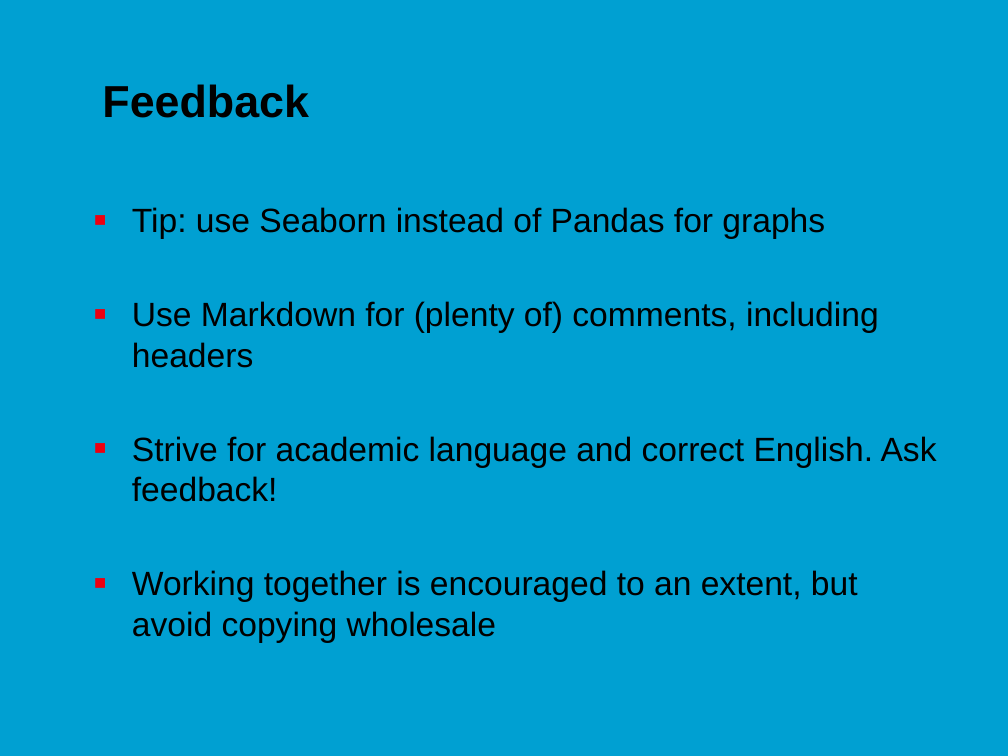
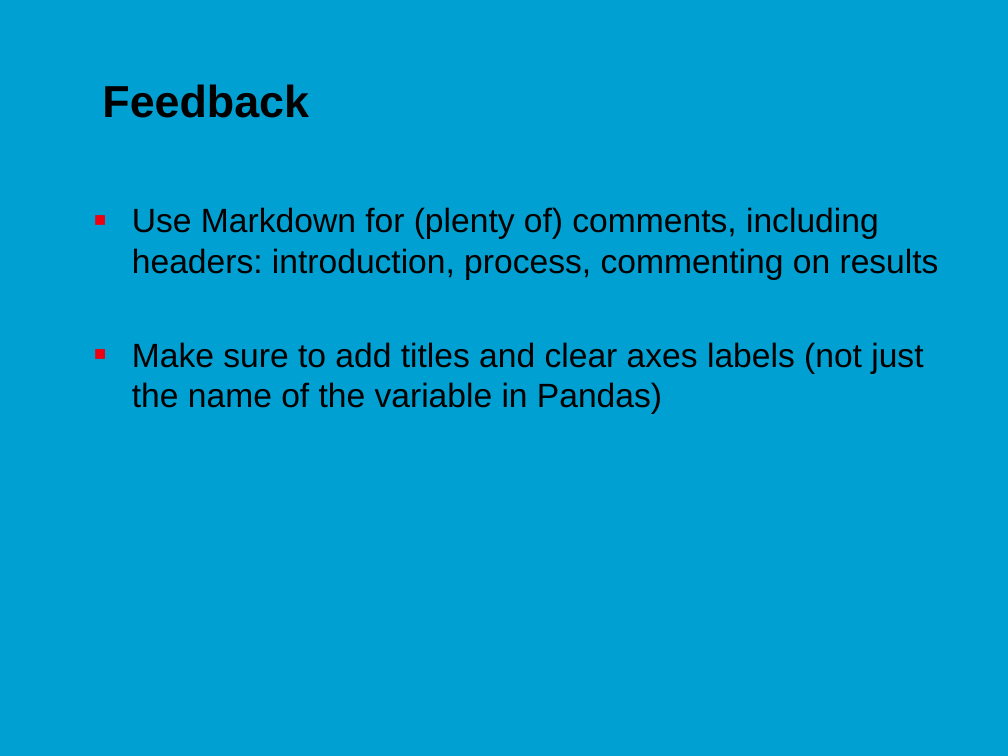
Before and after one commit to jonasmoons/data-driven-learning, a slide deck: slide 3 of slides/Week 3 - linear regression.pptx. Drawn at 1008x756 pixels with LibreOffice and Linux fonts; fonts in the diff are those of the drawing; background and template pictures are left out. Boxes give left, top, right and bottom in pixels: in the first picture for what was removed or moved away, otherwise in the second. Text is boxed around its words. In the diff, an @@ line names an element or a change of style, - is before the commit and + after.

```diff
--- a/slides/Week 3 - linear regression.pptx
+++ b/slides/Week 3 - linear regression.pptx
@@ text at box(132, 207, 939, 414): text changed @@
-■ Tip: use Seaborn instead of Pandas for graphs
-■ Use Markdown for (plenty of) comments, including headers
-■ Strive for academic language and correct English. Ask feedback!
-■ Working together is encouraged to an extent, but avoid copying wholesale
+■ Use Markdown for (plenty of) comments, including headers: introduction, process, commenting on results
+■ Make sure to add titles and clear axes labels (not just the name of the variable in Pandas)
```
Also in this commit, not shown: 8 other slides changed, 1 slide removed, 8 other files.
